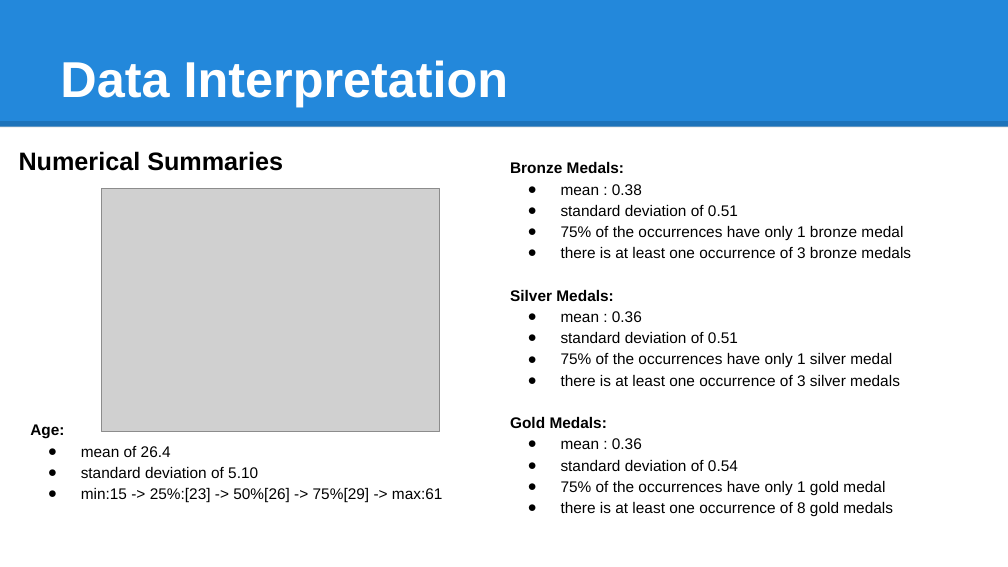
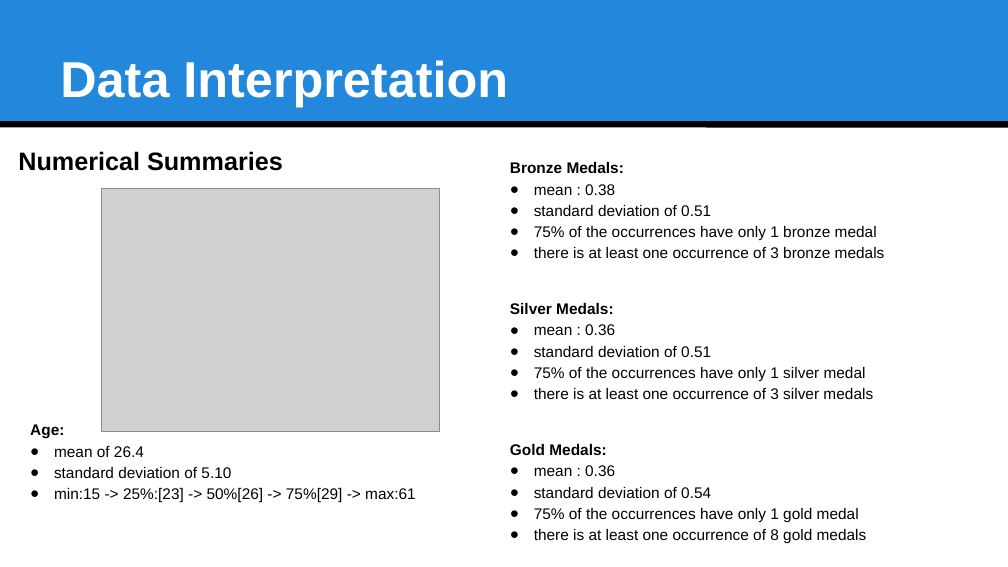
Before and after one commit to ojmhetar/CMDA3764-Final-Project, a slide deck: slide 5 of CMDA Team08 - Olympic Athletes and Age.pptx. Drawn at 1008x567 pixels with LibreOffice and Linux fonts; fonts in the diff are those of the drawing; grey boxes stand for pictures. Boxes give left, top, right and bottom in pixels: in the first picture for what was removed or moved away, otherwise in the second. Text is boxed around its words. In the diff, an @@ line names an element or a change of style, - is before the commit and + after.

```diff
--- a/CMDA Team08 - Olympic Athletes and Age.pptx
+++ b/CMDA Team08 - Olympic Athletes and Age.pptx
@@ line (0, 124) - (1008, 124): stroke #000000 4.5 pt to #000000 4.51 pt @@
@@ text at (534, 184, 885, 543): indent changed @@
@@ text at (54, 446, 416, 503): indent changed @@
```
Also in this commit, not shown: 11 other slides changed, 1 other file.
